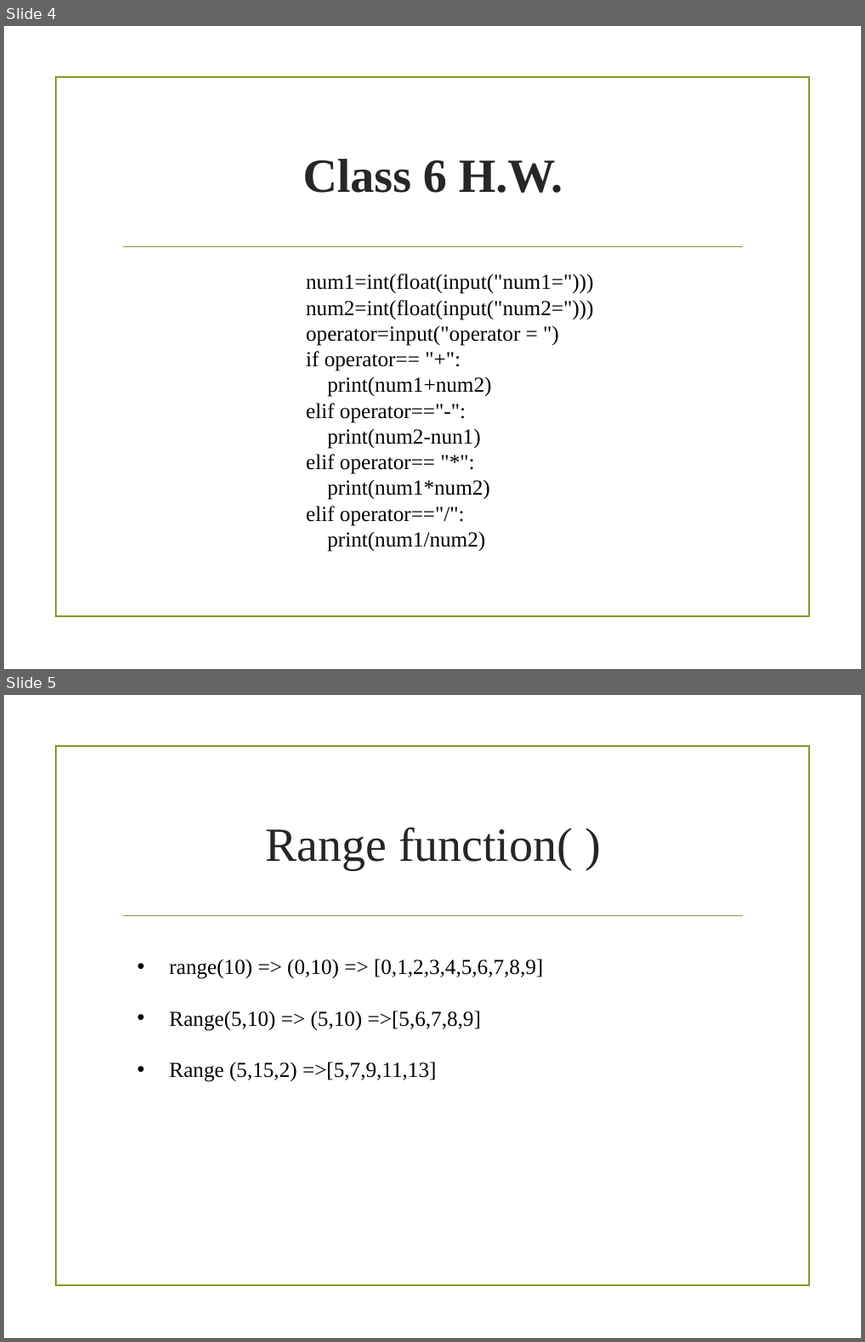
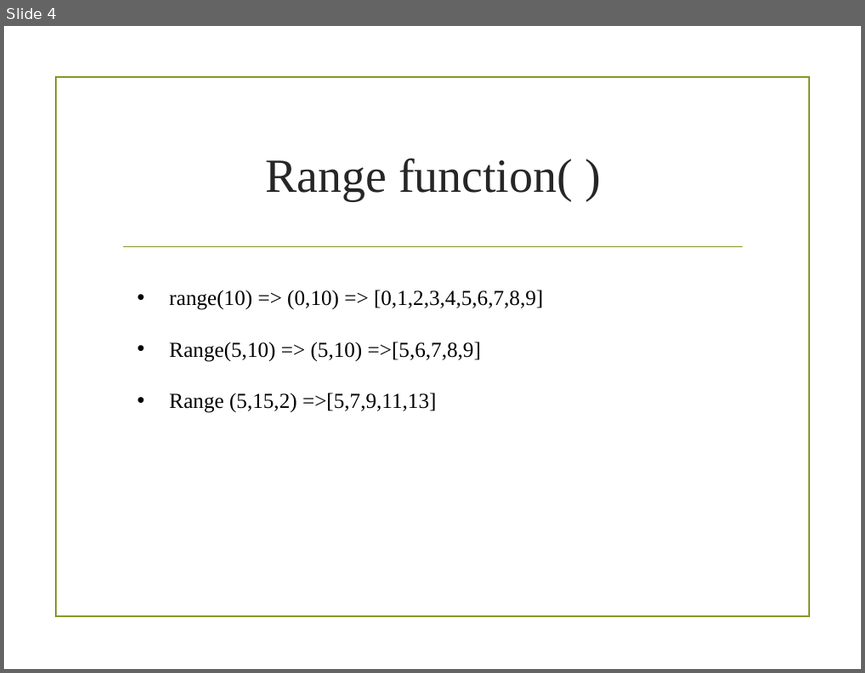
Before and after one commit to tf153/Connect-Bud, a slide deck: PPT/Python/class 7.pptx. Shown one above the other, each under a label of ours: slides 4 and 5 before the commit, slide 4 after it. The pictures are 865x1342 and 865x673 pixels, drawn with LibreOffice and Linux fonts; fonts in the diff are those of the drawing; background and template pictures are left out. Boxes give left, top, right and bottom in pixels: in the first picture for what was removed or moved away, otherwise in the second. Text is boxed around its words. In the diff, an @@ line names an element or a change of style, - is before the commit and + after.

Commit message:
a few classes

```diff
--- a/PPT/Python/class 7.pptx
+++ b/PPT/Python/class 7.pptx
@@ slide 4 removed at (4,26,861,669), background picture (left out); not listed: 2 template elements that a slide beside it also shows @@
@@ title removed at (303,159,562,193) @@
-Class 6 H.W.
@@ text removed at (306,273,593,551) @@
-num1=int(float(input("num1=")))
-num2=int(float(input("num2=")))
-operator=input("operator = ")
-if operator== "+":
-print(num1+num2)
-elif operator=="-":
-print(num2-nun1)
-elif operator== "*":
-print(num1*num2)
-elif operator=="/":
-print(num1/num2)
@@ what was slide 5 is now slide 4 @@
```
Also in this commit, not shown: 2 slides changed, 11 other files.
